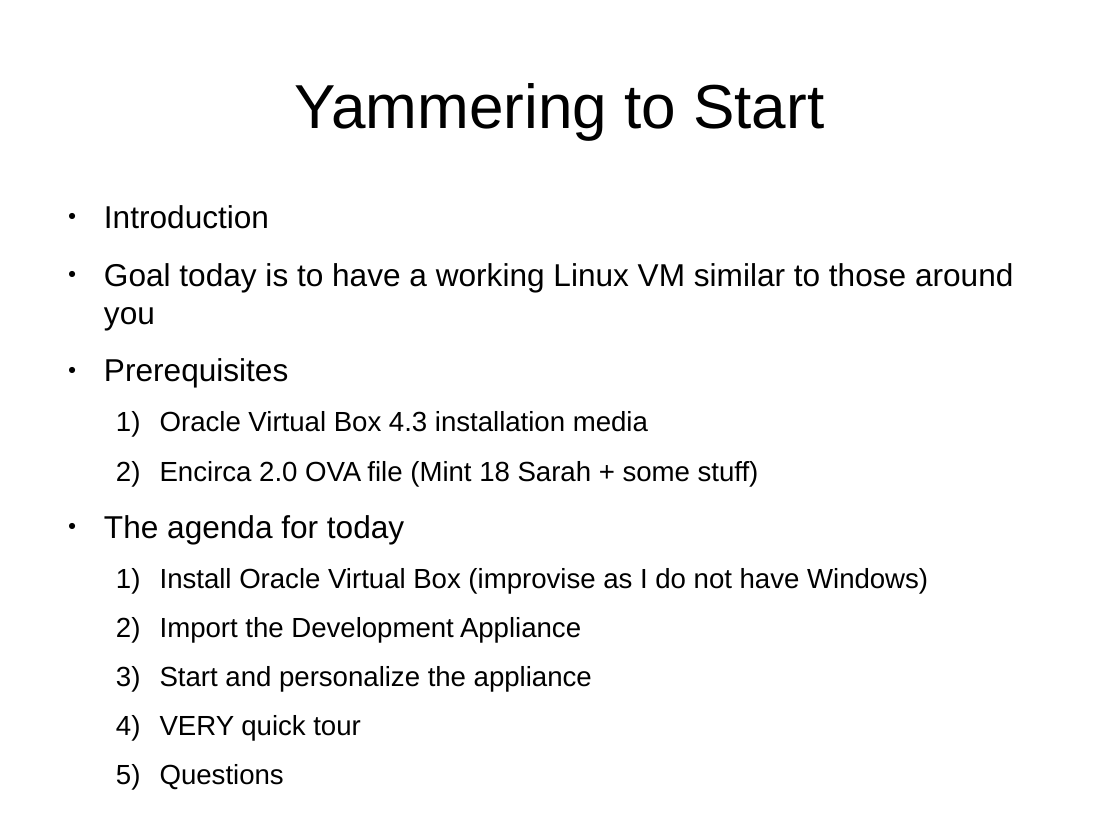
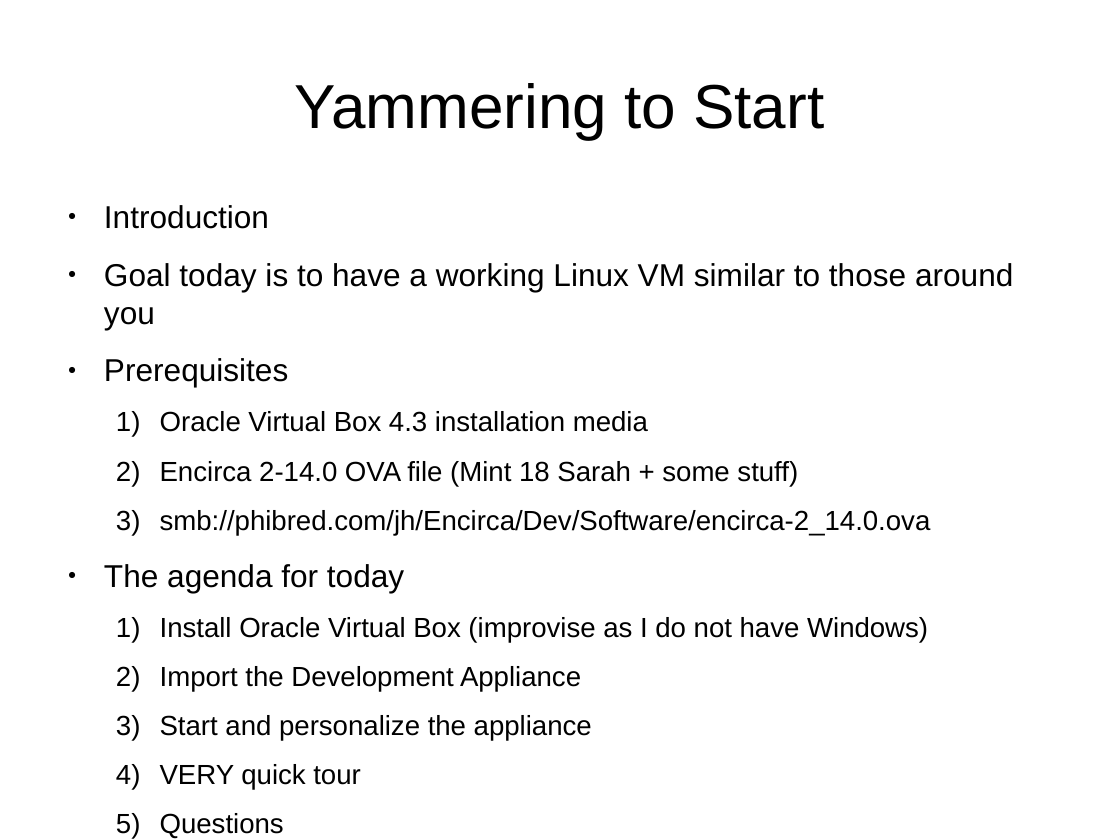
Before and after one commit to cmrsol/demo, a slide deck: slide 2 of appliance-how-to/Appliance_How-To.odp. Drawn at 1120x840 pixels with LibreOffice and Linux fonts; fonts in the diff are those of the drawing. Boxes give left, top, right and bottom in pixels: in the first picture for what was removed or moved away, otherwise in the second. Text is boxed around its words. In the diff, an @@ line names an element or a change of style, - is before the commit and + after.

```diff
--- a/appliance-how-to/Appliance_How-To.odp
+++ b/appliance-how-to/Appliance_How-To.odp
@@ text at <box>160,461,931,535</box>: text changed @@
-  2) Encirca 2.0 OVA file (Mint 18 Sarah + some stuff)
+  2) Encirca 2-14.0 OVA file (Mint 18 Sarah + some stuff)
+  3) smb://phibred.com/jh/Encirca/Dev/Software/encirca-2_14.0.ova
```
Also in this commit, not shown: 3 other slides changed, 4 other files.
